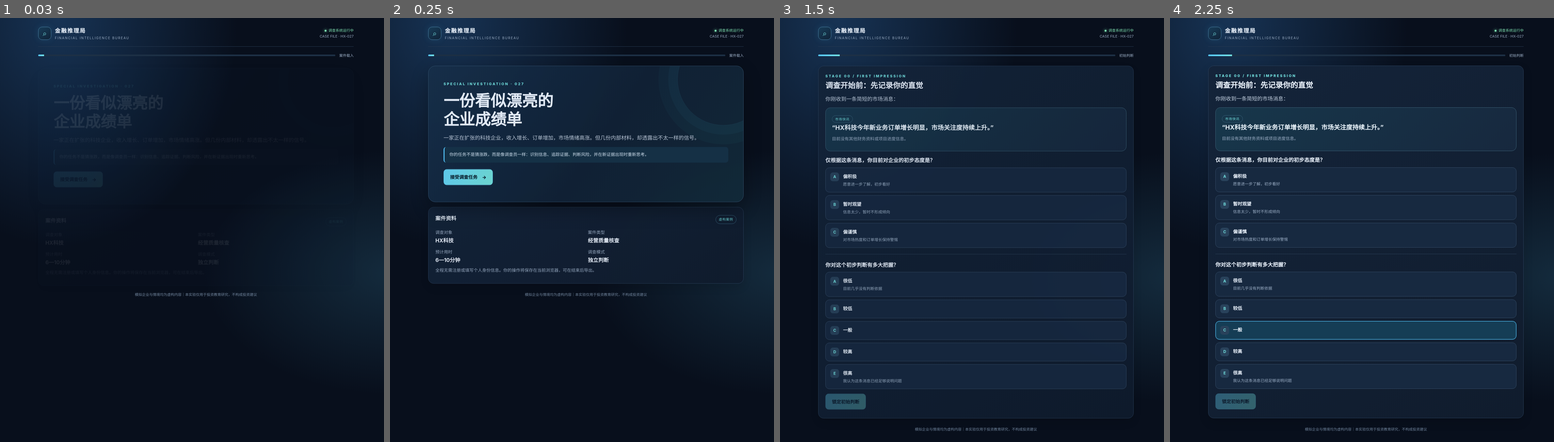
Above: before the commit, frames 1-4 (left to right).
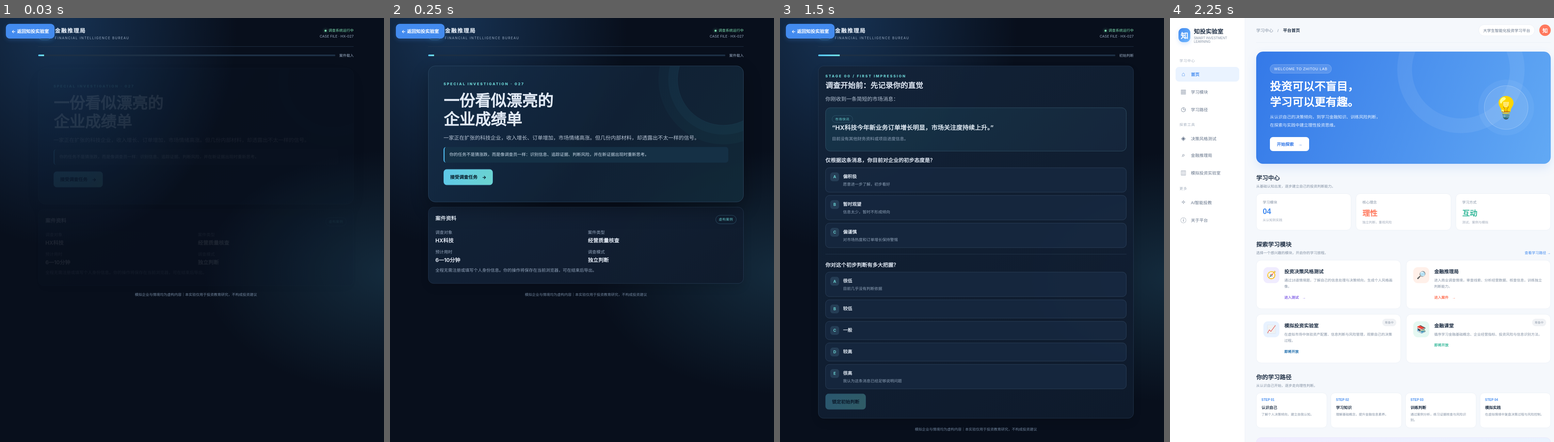
Above: after the commit, the same moments.

Repository: cici061108-dotcom/financial-reasoning-game
Game: browser game, page financial-reasoning.html
The game is run twice, just before and just after one commit, with the same random seed, the same clock (stepped at 60 frames per second) and the same inputs.
Inputs (mouse positions are in pixels of both pictures, inside the frame that each line leads up to):
- Up to frame 1 (0.03 s): no input
- Up to frame 2 (0.25 s): no input
- Up to frame 3 (1.5 s): click "接受调查任务 →" at 1.27 s
- Up to frame 4 (2.25 s): click "C 一般" at 1.87 s; click (1200, 30) at 2.02 s, where only the run after the commit has a clickable "← 返回知投实验室"

The runs differ from the first frame. In frame 1, 0.4% of the frame differs, in the area x 1-15%, y 1-6%; in frame 2, 0.4%; in frame 3, 0.4%; in frame 4, 100%, in the area x 0-100%, y 0-100%.

Commit message:
Add return homepage button

Diff:
--- a/financial-reasoning.html
+++ b/financial-reasoning.html
@@ -137,6 +137,25 @@
 </style>
 </head>
 <body>
+<a href="index.html" style="
+position:fixed;
+top:18px;
+left:18px;
+z-index:99999;
+display:inline-flex;
+align-items:center;
+gap:6px;
+padding:11px 17px;
+background:#438BEF;
+color:white;
+text-decoration:none;
+font-size:14px;
+font-weight:700;
+border-radius:12px;
+box-shadow:0 4px 14px rgba(67,139,239,.25);
+">
+← 返回知投实验室
+</a>
 <div class="shell">
 <header class="topbar">
  <div class="brand">
